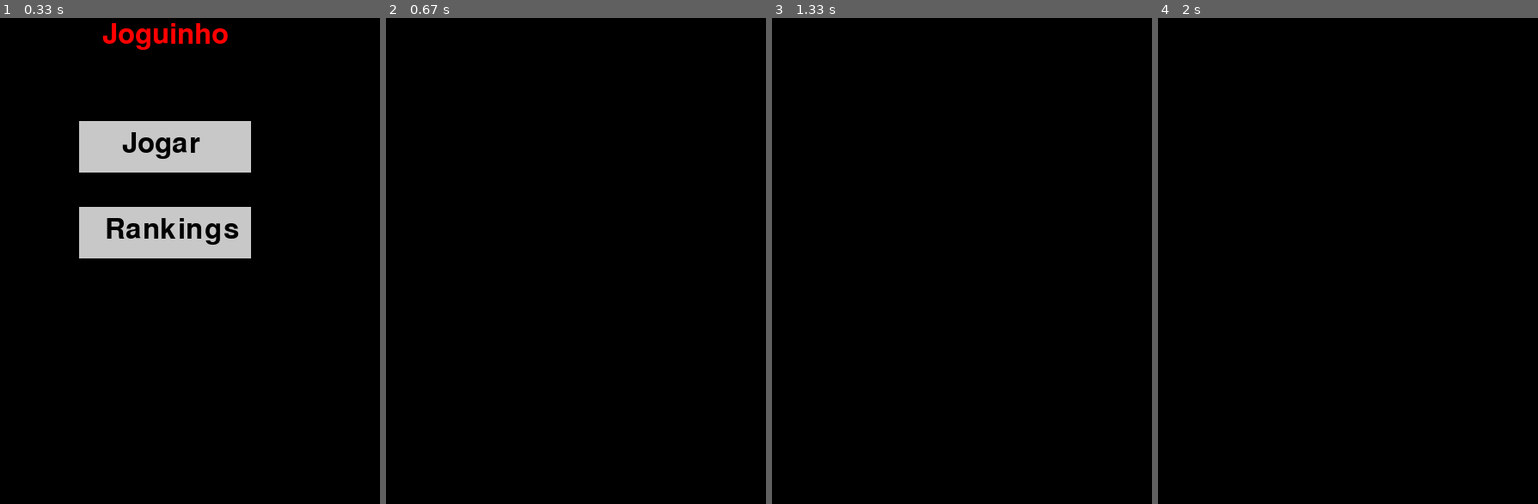
Above: before the commit, frames 1-4 (left to right).
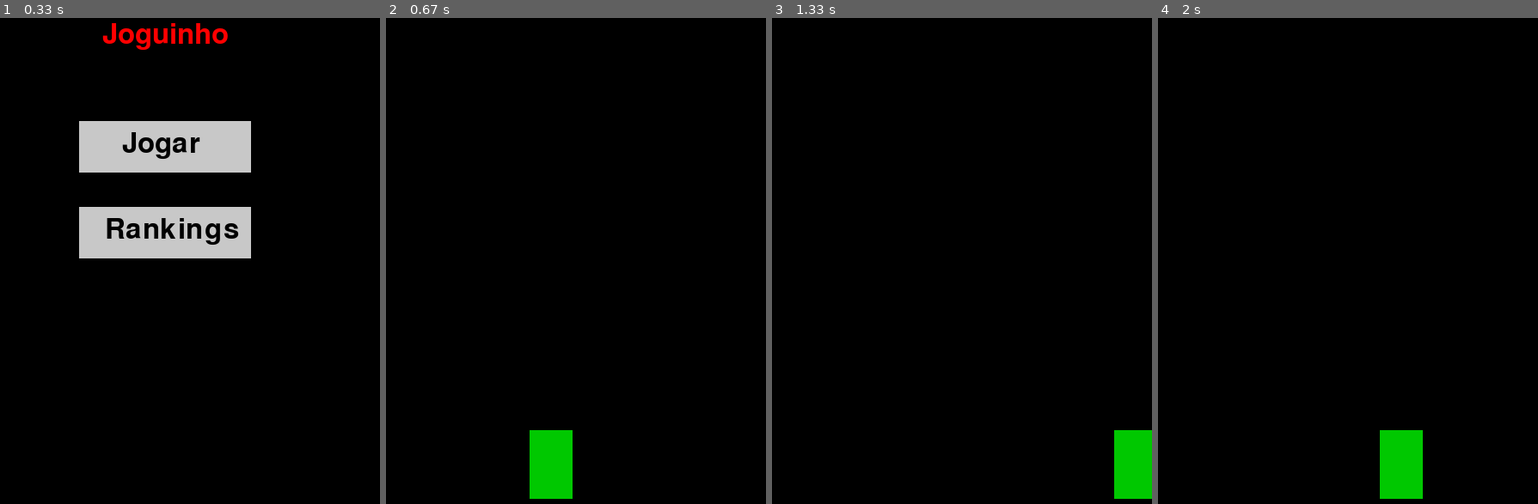
Above: after the commit, the same moments.

Repository: RodrigoMisrahi/pygame
Game: pygame game, started from joguinho.py
The game is run twice, just before and just after one commit, with the same random seed, the same clock (stepped at 60 frames per second) and the same inputs.
Inputs:
- Up to frame 1 (0.33 s): no input
- Up to frame 2 (0.67 s): click "Jogar" at 0.38 s
- Up to frame 3 (1.33 s): hold Right 0.67-1.13 s; hold Right from 1.17 s (still down)
- Up to frame 4 (2 s): release Right at 1.63 s; hold Left from 1.67 s (still down)

Frame 1 is identical in both runs. In frame 2, 1.6% of the frame differs, in the area x 37-50%, y 84-99%; in frame 3, 1.4%; in frame 4, 1.6%.

Commit message:
tela_jogo

Diff:
--- a/joguinho.py
+++ b/joguinho.py
@@ -1,15 +1,17 @@
 import pygame
+import random
 
 # Inicialização
 pygame.init()
 
 # Constantes
-WIDTH, HEIGHT = 500, 720
+WIDTH = 500
+HEIGHT = 720
 branco = (255, 255, 255)
 preto = (0, 0, 0)
 azulescuro = (10, 10, 80)
 cinza = (200, 200, 200)
-DARK_cinza = (100, 100, 100)
+vermelho = (200, 0, 0)
 
 # Tela principal
 window = pygame.display.set_mode((WIDTH, HEIGHT))
@@ -19,20 +21,41 @@
 font = pygame.font.SysFont(None, 48)
 small_font = pygame.font.SysFont(None, 36)
 
-# Botões (posição e tamanho)
+# Botões
 play_button = pygame.Rect(150, 250, 200, 60)
 rankings_button = pygame.Rect(150, 350, 200, 60)
 back_button = pygame.Rect(20, 20, 100, 40)
 
-# Estados do jogo
+# Estados
 inicio = 'inicio'
 jogo = 'jogo'
 rankings = 'rankings'
 estado = inicio
 
+# Carrinho do jogador
+player_width = 50
+player_height = 80
+player_x = WIDTH // 2 - player_width // 2
+player_y = HEIGHT - player_height - 30
+player_speed = 7
+
+# Carros inimigos
+enemy_width = 50
+enemy_height = 80
+enemy_speed = 5
+enemy_list = []
+
+spawn_timer = pygame.USEREVENT + 1
+pygame.time.set_timer(spawn_timer, 1500)  # Novo inimigo a cada 1.5s
+
+# Clock
+clock = pygame.time.Clock()
+
 # Loop principal
 game = True
 while game:
+    clock.tick(60)
+
     for event in pygame.event.get():
         if event.type == pygame.QUIT:
             game = False
@@ -40,13 +63,31 @@
             if estado == inicio:
                 if play_button.collidepoint(event.pos):
                     estado = jogo
+                    # Reset do jogo
+                    player_x = WIDTH // 2 - player_width // 2
+                    enemy_list = []
                 elif rankings_button.collidepoint(event.pos):
                     estado = rankings
             elif estado == rankings:
                 if back_button.collidepoint(event.pos):
                     estado = inicio
+        elif estado == jogo and event.type == spawn_timer:
+            x_pos = random.randint(0, WIDTH - enemy_width)
+            enemy_list.append(pygame.Rect(x_pos, -enemy_height, enemy_width, enemy_height))
 
-    # Atualização da tela
+    keys = pygame.key.get_pressed()
+    if estado == jogo:
+        if keys[pygame.K_LEFT] and player_x > 0:
+            player_x -= player_speed
+        if keys[pygame.K_RIGHT] and player_x < WIDTH - player_width:
+            player_x += player_speed
+
+
+
+        # Remove inimigos que saíram da tela
+        enemy_list = [enemy for enemy in enemy_list if enemy.y < HEIGHT]
+
+    # Desenhos
     if estado == inicio:
         window.fill(preto)
 
@@ -66,11 +107,16 @@
     elif estado == jogo:
         window.fill(preto)
 
+        # Desenha jogador
+        pygame.draw.rect(window, (0, 200, 0), (player_x, player_y, player_width, player_height))
+
+        # Desenha inimigos
+        for enemy in enemy_list:
+            pygame.draw.rect(window, vermelho, enemy)
+
     elif estado == rankings:
         window.fill(azulescuro)
-
-        # Botão Voltar
-        pygame.draw.rect(window, DARK_cinza, back_button)
+        pygame.draw.rect(window, cinza, back_button)
         back_text = small_font.render("Voltar", True, branco)
         window.blit(back_text, (back_button.x + 10, back_button.y + 5))
 
